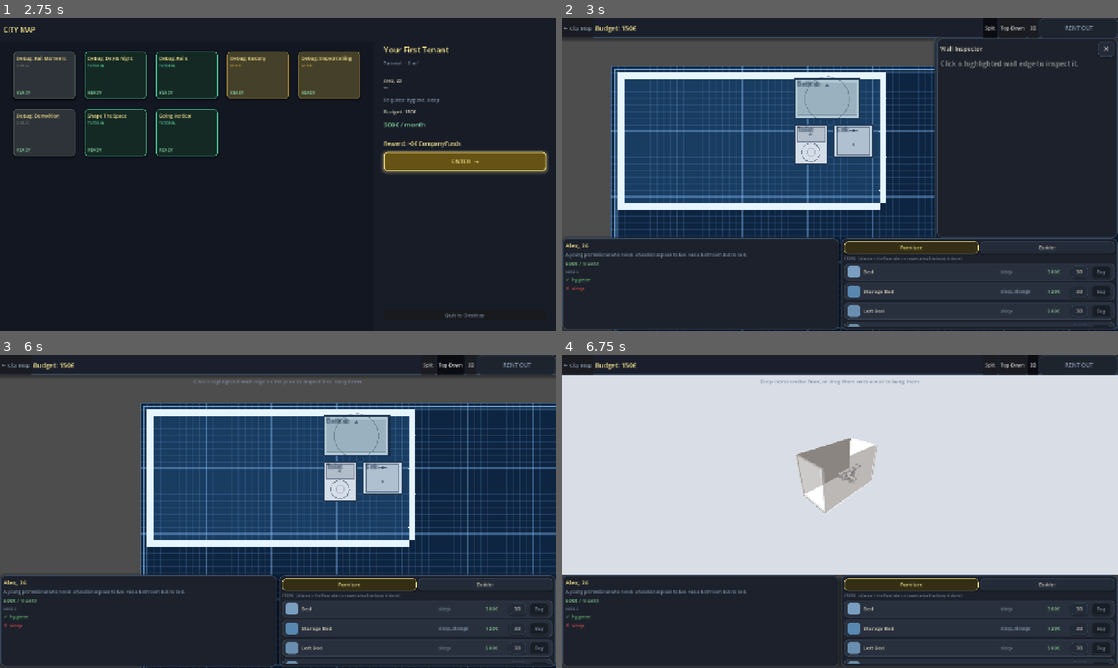
Above: before the commit, frames 1-4 (two rows, left to right).
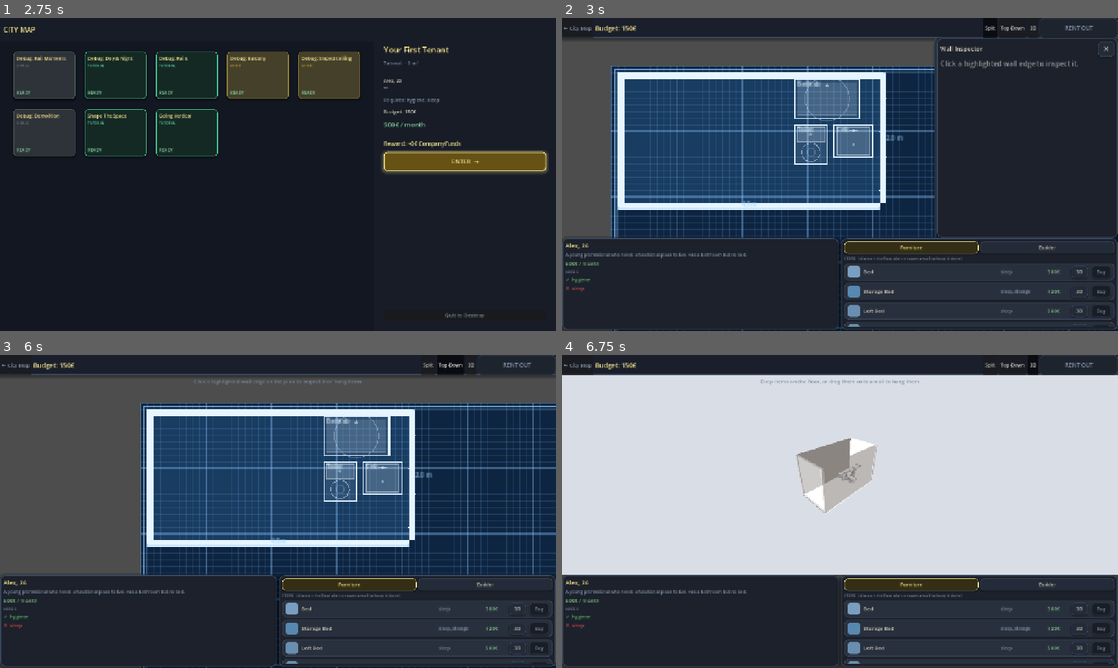
Above: after the commit, the same moments.

Repository: Bobovino/MakeItFit
Game: Godot game, scene res://scenes/CityMap.tscn
The game is run twice, just before and just after one commit, with the same random seed, the same clock (stepped at 60 frames per second) and the same inputs.
Inputs:
- Up to frame 1 (2.75 s): click "★ Replay" at 0.5 s; click "★ Replay" at 1.25 s; click "★ Replay" at 2 s
- Up to frame 2 (3 s): click "ENTER →" at 2.75 s
- Up to frame 3 (6 s): click "← City Map" at 3.5 s; click "ENTER →" at 4.25 s; click "Split" at 5 s; click "Top-Down" at 5.75 s
- Up to frame 4 (6.75 s): click "3D" at 6.5 s

Frame 1 is identical in both runs. In frame 2, 3.2% of the frame differs, in the area x 10-62%, y 17-62%; in frame 3, 3.2%, in the area x 26-78%, y 17-62%; in frame 4, nothing differs.

Commit message:
Add blueprint title block, dimension lines, and white line-symbol furniture
Furniture now draws as pure white-cyan line-symbols with a faint glaze
(footprint stays readable for the packing puzzle) instead of per-item colour
fills — the 3D view keeps its real coloured models, untouched. Added a
drafting title block in the sheet corner (apartment name, tenant, area m²,
"SCALE 1:50") and architectural dimension lines with end ticks and metre
measurements, auto-placed on whichever side of the room has free sheet space.
Bounds derive from the floor mask or, when absent, the wall segments.

Diff:
--- a/scripts/Furniture.gd
+++ b/scripts/Furniture.gd
@@ -219,10 +219,13 @@
 func _draw() -> void:
 	var w := grid_w * TILE_SIZE
 	var h := grid_h * TILE_SIZE
-	var ink := Color(0.08, 0.16, 0.26, 0.90)  # cool drafting-ink navy (blueprint)
-
-	# Base fill + crisp outline
-	draw_rect(Rect2(0, 0, w, h), _color)
+	# Blueprint line-work: bright white-cyan ink, no colour fill. A faint white
+	# glaze keeps the footprint readable (it's a packing puzzle — occupied cells
+	# must read at a glance) while the piece stays part of the drawing.
+	var ink := Color(0.88, 0.95, 1.00, 1.0)
+
+	# Faint glaze + crisp white outline
+	draw_rect(Rect2(0, 0, w, h), Color(0.86, 0.94, 1.00, 0.10))
 	draw_rect(Rect2(0, 0, w, h), ink, false, 1.5)
 
 	# Architectural symbol
@@ -257,8 +260,8 @@
 				Color(ink.r, ink.g, ink.b, 0.55))
 		elif test_mode_active:
 			# Dashed preview of extended zone (not currently extended)
-			var ec    := Color(0.88, 0.10, 0.10, 0.45) if _extended_conflict else Color(_color.r, _color.g, _color.b, 0.32)
-			var ec_bd := Color(0.88, 0.10, 0.10, 0.85) if _extended_conflict else Color(_color.r * 0.8, _color.g * 0.8, _color.b * 0.8, 0.70)
+			var ec    := Color(0.88, 0.10, 0.10, 0.45) if _extended_conflict else Color(0.60, 0.82, 0.98, 0.20)
+			var ec_bd := Color(0.88, 0.10, 0.10, 0.85) if _extended_conflict else Color(0.66, 0.86, 1.00, 0.75)
 			draw_rect(Rect2(0, h, w, ext_h), ec)
 			draw_dashed_line(Vector2(0, h),         Vector2(w, h),         ec_bd, 1.5, 5.0)
 			draw_dashed_line(Vector2(0, h),         Vector2(0, h + ext_h), ec_bd, 1.0, 4.0)
--- a/scripts/GridDraw.gd
+++ b/scripts/GridDraw.gd
@@ -477,6 +477,115 @@
 	_draw_segments(parent)
 	_draw_sloped_ceiling(parent)
 
+	# ── 5. Blueprint annotations: dimension lines + corner title block ────────
+	_draw_dimensions(parent, ww, hh)
+	_draw_title_block(parent, ww, hh)
+
+
+# Is this Floor node a real floor plate (worth annotating) vs a subfloor/
+# ceiling/roof overlay layer? Real plates carry wall segments or a floor mask.
+func _is_plate(parent: Floor) -> bool:
+	return not parent.segments.is_empty() or not parent.floor_mask.is_empty()
+
+
+# Room bounding box (in tiles): prefer the floor mask, fall back to the extent
+# of the wall segments, then to the whole grid.
+func _room_bounds_tiles(parent: Floor) -> Rect2i:
+	var mnx := 1 << 30; var mny := 1 << 30
+	var mxx := -(1 << 30); var mxy := -(1 << 30)
+	if not parent.floor_mask.is_empty():
+		for tile in parent.floor_mask:
+			var t := tile as Vector2i
+			mnx = mini(mnx, t.x); mny = mini(mny, t.y)
+			mxx = maxi(mxx, t.x); mxy = maxi(mxy, t.y)
+		return Rect2i(mnx, mny, mxx - mnx + 1, mxy - mny + 1)
+	if not parent.segments.is_empty():
+		for seg in parent.segments:
+			var sd := seg as Dictionary
+			for xy in [[sd["x1"], sd["y1"]], [sd["x2"], sd["y2"]]]:
+				mnx = mini(mnx, xy[0] as int); mny = mini(mny, xy[1] as int)
+				mxx = maxi(mxx, xy[0] as int); mxy = maxi(mxy, xy[1] as int)
+		return Rect2i(mnx, mny, mxx - mnx, mxy - mny)
+	return Rect2i(0, 0, parent.grid_w, parent.grid_h)
+
+
+func _draw_dimensions(parent: Floor, ww: int, hh: int) -> void:
+	if not _is_plate(parent):
+		return
+	const DIM_COL := Color(0.62, 0.82, 0.98, 0.85)
+	var b := _room_bounds_tiles(parent)
+	var font := ThemeDB.fallback_font
+	var left   := float(b.position.x * TILE_SIZE)
+	var right  := float((b.position.x + b.size.x) * TILE_SIZE)
+	var top    := float(b.position.y * TILE_SIZE)
+	var bottom := float((b.position.y + b.size.y) * TILE_SIZE)
+	var w_m := b.size.x / float(METER_TILES)
+	var h_m := b.size.y / float(METER_TILES)
+
+	# Horizontal dim: prefer the side (above/below the room) with more free space
+	var gap_above := top
+	var gap_below := hh - bottom
+	var dy := bottom + 6.0 if gap_below >= gap_above else top - 6.0
+	if maxf(gap_above, gap_below) >= 6.0:
+		draw_line(Vector2(left, dy), Vector2(right, dy), DIM_COL, 1.0)
+		draw_line(Vector2(left, dy - 2), Vector2(left, dy + 2), DIM_COL, 1.0)
+		draw_line(Vector2(right, dy - 2), Vector2(right, dy + 2), DIM_COL, 1.0)
+		var wtxt := "%.1f m" % w_m
+		var wsz := font.get_string_size(wtxt, HORIZONTAL_ALIGNMENT_LEFT, -1, 7)
+		draw_string(font, Vector2((left + right) * 0.5 - wsz.x * 0.5, dy - 2), wtxt,
+			HORIZONTAL_ALIGNMENT_LEFT, -1, 7, DIM_COL)
+
+	# Vertical dim: prefer the side (left/right of the room) with more space
+	var gap_left  := left
+	var gap_right := ww - right
+	var dx := right + 6.0 if gap_right >= gap_left else left - 6.0
+	if maxf(gap_left, gap_right) >= 6.0:
+		draw_line(Vector2(dx, top), Vector2(dx, bottom), DIM_COL, 1.0)
+		draw_line(Vector2(dx - 2, top), Vector2(dx + 2, top), DIM_COL, 1.0)
+		draw_line(Vector2(dx - 2, bottom), Vector2(dx + 2, bottom), DIM_COL, 1.0)
+		var htxt := "%.1f m" % h_m
+		draw_string(font, Vector2(dx + 2, (top + bottom) * 0.5 + 3), htxt,
+			HORIZONTAL_ALIGNMENT_LEFT, -1, 7, DIM_COL)
+
+
+func _draw_title_block(parent: Floor, ww: int, hh: int) -> void:
+	if _gm == null or _gm.current_level.is_empty():
+		return
+	if not _is_plate(parent):
+		return  # skip on overlay-only layers
+	var lvl: Dictionary = _gm.current_level
+	var font := ThemeDB.fallback_font
+	var b := _room_bounds_tiles(parent)
+	var area_m2 := b.size.x * b.size.y / float(METER_TILES * METER_TILES)
+	var tenant := (lvl.get("tenant", {}) as Dictionary).get("name", "—") as String
+	var title := (lvl.get("name", "APARTMENT") as String).to_upper()
+
+	# Block geometry — bottom-right corner, inside the sheet frame
+	var bw := 116.0
+	var bh := 40.0
+	var pad := 8.0
+	var bx := ww - bw - pad
+	var by := hh - bh - pad
+
+	const BG   := Color(0.055, 0.145, 0.255, 0.92)
+	const LINE := Color(0.62, 0.82, 0.98, 0.85)
+	const INK  := Color(0.86, 0.94, 1.00, 1.0)
+	const MUT  := Color(0.60, 0.76, 0.94, 0.80)
+	draw_rect(Rect2(bx, by, bw, bh), BG)
+	draw_rect(Rect2(bx, by, bw, bh), LINE, false, 1.2)
+	# Title bar
+	draw_rect(Rect2(bx, by, bw, 12), Color(0.10, 0.24, 0.40, 0.90))
+	draw_line(Vector2(bx, by + 12), Vector2(bx + bw, by + 12), LINE, 1.0)
+	draw_string(font, Vector2(bx + 4, by + 9), title, HORIZONTAL_ALIGNMENT_LEFT, bw - 8, 7, INK)
+	# Rows
+	draw_string(font, Vector2(bx + 4, by + 22), "TENANT", HORIZONTAL_ALIGNMENT_LEFT, 60, 6, MUT)
+	draw_string(font, Vector2(bx + 44, by + 22), tenant, HORIZONTAL_ALIGNMENT_LEFT, bw - 48, 7, INK)
+	draw_string(font, Vector2(bx + 4, by + 31), "AREA", HORIZONTAL_ALIGNMENT_LEFT, 40, 6, MUT)
+	draw_string(font, Vector2(bx + 44, by + 31), "%.1f m2" % area_m2, HORIZONTAL_ALIGNMENT_LEFT, 50, 7, INK)
+	# Scale marker, bottom divider
+	draw_line(Vector2(bx, by + 34), Vector2(bx + bw, by + 34), Color(LINE.r, LINE.g, LINE.b, 0.4), 0.7)
+	draw_string(font, Vector2(bx + 4, by + 39), "SCALE 1:50", HORIZONTAL_ALIGNMENT_LEFT, bw - 8, 6, MUT)
+
 
 func _draw_edge_overlays(parent: Floor) -> void:
 	if parent._use_new_format:
